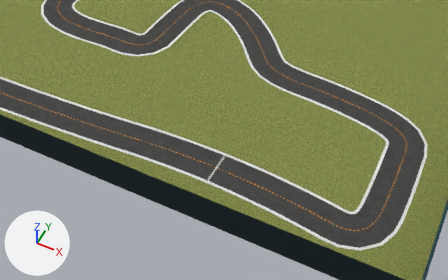
The COLLADA model bundle/meshes/jyllandsringen_pro_cw/jyllandsringen_pro_cw.dae, before and after one commit.
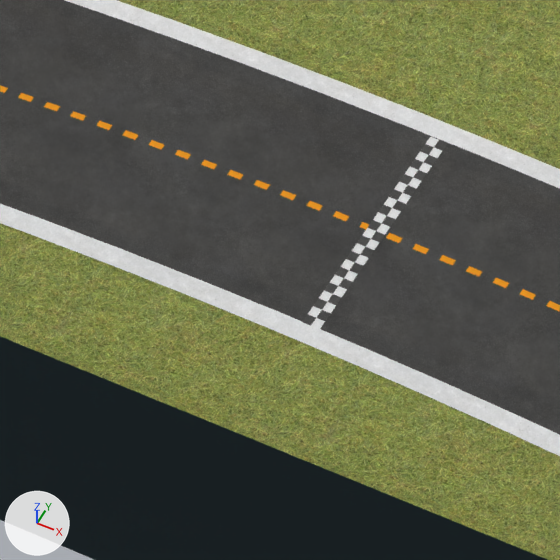
Old and new are each drawn from a 50 mm camera at (10.07, -15.13, 12.12) aimed at (5.4, -5.79, 0.45) and again close up on the part from 37% to 54% of the width and 49% to 76% of the height. The axes (+X, +Y, +Z) are drawn at lower left. The lights are the same throughout.

The scene before the commit, as lines of its bpy script (objects in view):
```python
me_fieldshape_mesh = bpy.data.meshes.new('fieldShape-mesh')
me_fieldshape_mesh.from_pydata(...)  # 4 vertices, 2 faces; spans x -10.9..10.9, y -8.0..8.0, z 0.0
me_fieldshape_mesh.materials.append(mat_field_materialref)  # picture img_field_png
me_ilshape_mesh = bpy.data.meshes.new('ilShape-mesh')
me_ilshape_mesh.from_pydata(...)  # 414 vertices, 414 faces; spans x -9.2..9.1, y -6.2..6.2, z 0.0
me_ilshape_mesh.materials.append(mat_il_materialref)  # picture img_outerline_png_001
me_plane = bpy.data.meshes.new('Plane')
me_plane.from_pydata(...)  # 12 vertices, 6 faces; spans x -0.363..0.363, y -0.329..0.329, z 0.0
me_plane.materials.append(mat_startline)  # picture img_startline_png
ob_field = bpy.data.objects.new('field', me_fieldshape_mesh)
ob_field.location = (0.0, 0.0, 0.0)
ob_il = bpy.data.objects.new('il', me_ilshape_mesh)
ob_il.location = (0.0, 0.0, 0.0)
ob_startline = bpy.data.objects.new('StartLine', me_plane)
ob_startline.location = (5.473, -6.358, 0.003)
ob_startline.rotation_euler = (0.0, 0.0, -0.863)  # degrees (0, 0, -49)
# also in view: 'cl' at (0.0, 0.0, 0.0); 'road' at (0.0, 0.0, 0.0); 'wall' at (0.0, 0.0, 0.5); 'ol' at (0.0, 0.0, 0.0)
```
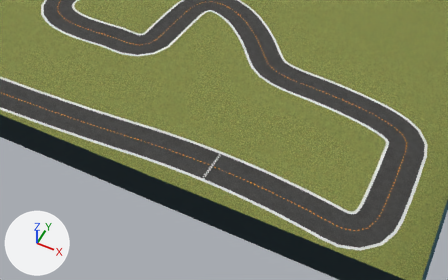
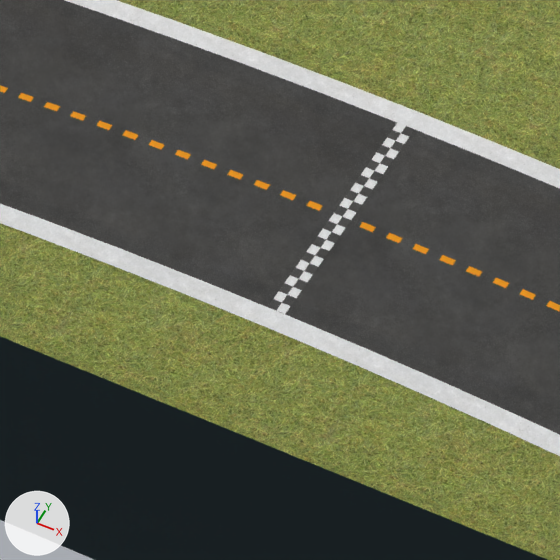
The change, as a diff of the scene's bpy script:
```diff
--- a/bundle/meshes/jyllandsringen_pro_cw/jyllandsringen_pro_cw.dae.py
+++ b/bundle/meshes/jyllandsringen_pro_cw/jyllandsringen_pro_cw.dae.py
@@ ob_startline @@
 ob_startline = bpy.data.objects.new('StartLine', me_plane)
-ob_startline.location = (5.473, -6.358, 0.003)
-ob_startline.rotation_euler = (0.0, 0.0, -0.863)  # degrees (0, 0, -49)
+ob_startline.location = (5.342, -6.352, 0.003)
+ob_startline.rotation_euler = (0.0, 0.0, -0.866)  # degrees (0, 0, -50)
```

Boxes (x1, y1, x2, y2) around the edits, measured in the close-ups (560 x 560 px):
'StartLine', moved, turned
    before: (303, 137, 448, 329)
    after: (268, 123, 415, 314)
